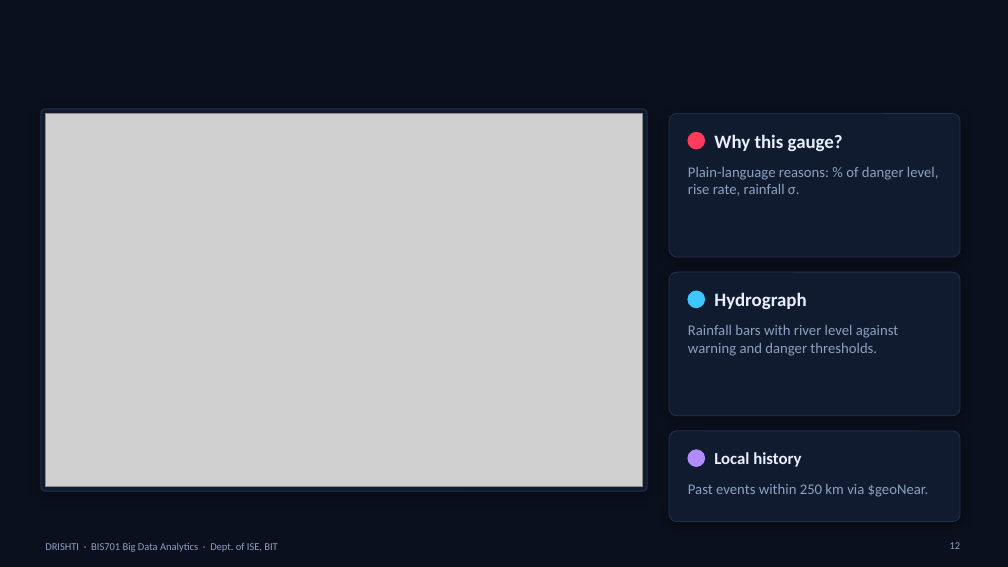
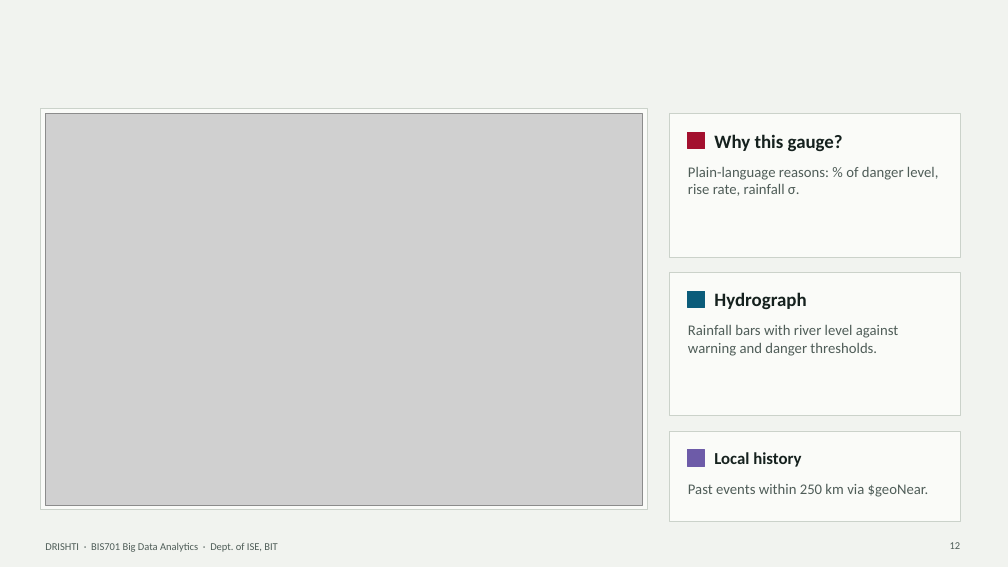
Before and after one commit to mevichitra/drishti-disaster-intelligence, a slide deck: slide 12 of docs/DRISHTI_BDA_Presentation.pptx. Drawn at 1008x567 pixels with LibreOffice and Linux fonts; fonts in the diff are those of the drawing; grey boxes stand for pictures. Boxes give left, top, right and bottom in pixels: in the first picture for what was removed or moved away, otherwise in the second. Text is boxed around its words. In the diff, an @@ line names an element or a change of style, - is before the commit and + after.

Commit message:
Redesign UI on a documented design system (flood-bulletin aesthetic); restyle deck

```diff
--- a/docs/DRISHTI_BDA_Presentation.pptx
+++ b/docs/DRISHTI_BDA_Presentation.pptx
@@ background #0A101D to #F1F3EF @@
@@ rectangle: place and size @@
-rectangle at bbox=[41, 109, 647, 492]
+rectangle at bbox=[41, 109, 647, 510]
@@ rectangle at bbox=[41, 109, 647, 510]: rounded rectangle to rectangle; fill #111B2F to #FAFBF8; outline #22314F 1 pt to #CBD2CA 1 pt; shadow off @@
@@ picture: place and size @@
-picture at bbox=[45, 113, 643, 487]
+picture at bbox=[45, 113, 643, 505]
@@ rectangle at bbox=[688, 132, 705, 149]: ellipse to rectangle; fill #FF3B5C to #A3102E; outline #FF3B5C 1 pt to #A3102E 1 pt @@
@@ rectangle at bbox=[688, 291, 705, 308]: ellipse to rectangle; fill #3CC8FF to #0B5C7A; outline #3CC8FF 1 pt to #0B5C7A 1 pt @@
@@ rounded rectangle to rectangle; fill #111B2F to #FAFBF8; outline #22314F 0.75 pt to #CBD2CA 0.75 pt; shadow off in 3 elements at bbox=[669, 113, 960, 257], bbox=[669, 272, 960, 416], bbox=[669, 431, 960, 522] @@
@@ text colour #E8EEFB to #15211E in 3 elements at bbox=[714, 134, 843, 151], bbox=[714, 292, 806, 309], bbox=[714, 452, 801, 467] @@
@@ rectangle at bbox=[688, 450, 705, 467]: ellipse to rectangle; fill #B18CFF to #6D5BA8; outline #B18CFF 1 pt to #6D5BA8 1 pt @@
@@ text colour #8DA0C2 to #4F5D58 in 5 elements at bbox=[688, 167, 939, 196], bbox=[688, 325, 898, 356], bbox=[688, 484, 929, 497], bbox=[950, 542, 961, 549], bbox=[45, 543, 277, 552] @@
```
Also in this commit, not shown: 17 other slides changed, 30 other files.
